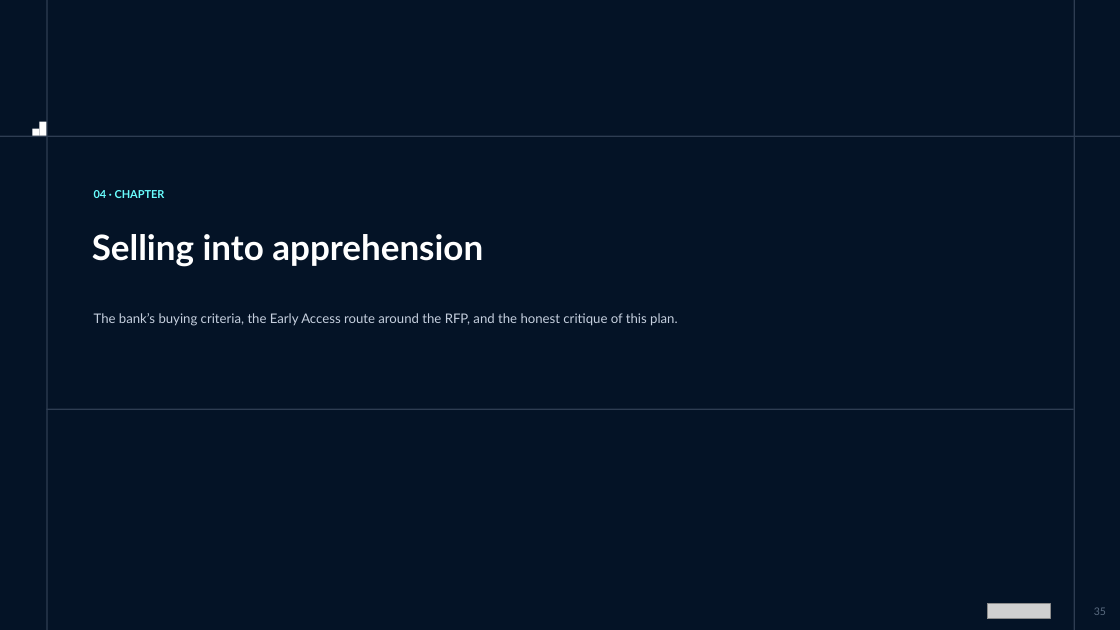
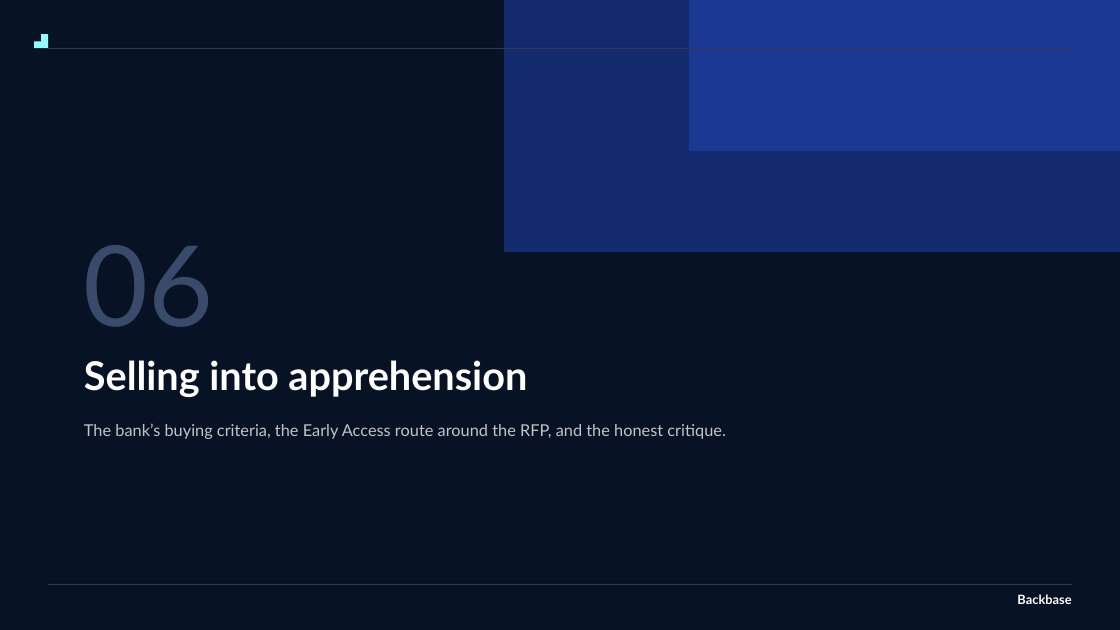
Before and after one commit to shyammohan160489-sys/value-consulting-agents, a slide deck: slide 51 of Engagement/Internal/product-factory/Product_Factory_Execution_Plan_Exhibit.pptx (slide 35 before the commit). Drawn at 1120x630 pixels with LibreOffice and Linux fonts; fonts in the diff are those of the drawing; grey boxes stand for pictures. Boxes give left, top, right and bottom in pixels: in the first picture for what was removed or moved away, otherwise in the second. Text is boxed around its words. In the diff, an @@ line names an element or a change of style, - is before the commit and + after.

```diff
--- a/Engagement/Internal/product-factory/Product_Factory_Execution_Plan_Exhibit.pptx
+++ b/Engagement/Internal/product-factory/Product_Factory_Execution_Plan_Exhibit.pptx
@@ background #041326 to #FFFFFF @@
@@ rectangle added at bbox=[0, 0, 1120, 630], fill #071224 @@
@@ rectangle removed at bbox=[46, 0, 47, 630] @@
@@ rectangle added at bbox=[504, 0, 1120, 252], fill #142A6E @@
@@ rectangle added at bbox=[689, 0, 1120, 151], fill #1B3894 @@
@@ rectangle removed at bbox=[1074, 0, 1075, 630] @@
@@ freeform shape added at bbox=[34, 34, 49, 49], fill #93FBFE @@
@@ rectangle: place and size @@
-rectangle at bbox=[0, 135, 1120, 136]
+rectangle at bbox=[48, 48, 1072, 49]
@@ rectangle at bbox=[48, 48, 1072, 49]: fill #2E3D52 to #2E3A52 @@
@@ rectangle removed at bbox=[33, 129, 39, 135] @@
@@ rectangle removed at bbox=[39, 122, 46, 136] @@
@@ text removed at bbox=[94, 190, 165, 198] @@
-04 · CHAPTER
@@ text added at bbox=[84, 245, 214, 327], 96 pt, text #3A4A6B @@
+06
@@ text "Selling into apprehension": place and size @@
-text "Selling into apprehension" at bbox=[92, 234, 483, 267]
+text "Selling into apprehension" at bbox=[84, 360, 527, 397]
@@ text "Selling into apprehension" at bbox=[84, 360, 527, 397]: size 30 to 34 pt; line spacing 1.15 to 1.05; more space between paragraphs @@
@@ rectangle removed at bbox=[46, 408, 1074, 409] @@
@@ text at bbox=[84, 424, 726, 439]: text changed; size 11.2 to 14 pt; text colour #C5CFDE to #C1C4C8 @@
-The bank’s buying criteria, the Early Access route around the RFP, and the honest critique of this plan.
+The bank’s buying criteria, the Early Access route around the RFP, and the honest critique.
@@ rectangle added at bbox=[48, 584, 1072, 585], fill #2E3A52 @@
@@ text added at bbox=[1017, 594, 1071, 604], 11 pt, text #FFFFFF, bold @@
+Backbase
@@ picture removed at bbox=[987, 604, 1050, 619] @@
@@ page number removed at bbox=[1094, 607, 1106, 615] @@
-35
```
Also in this commit, not shown: 40 other slides changed, 16 slides added, 12 other files.
